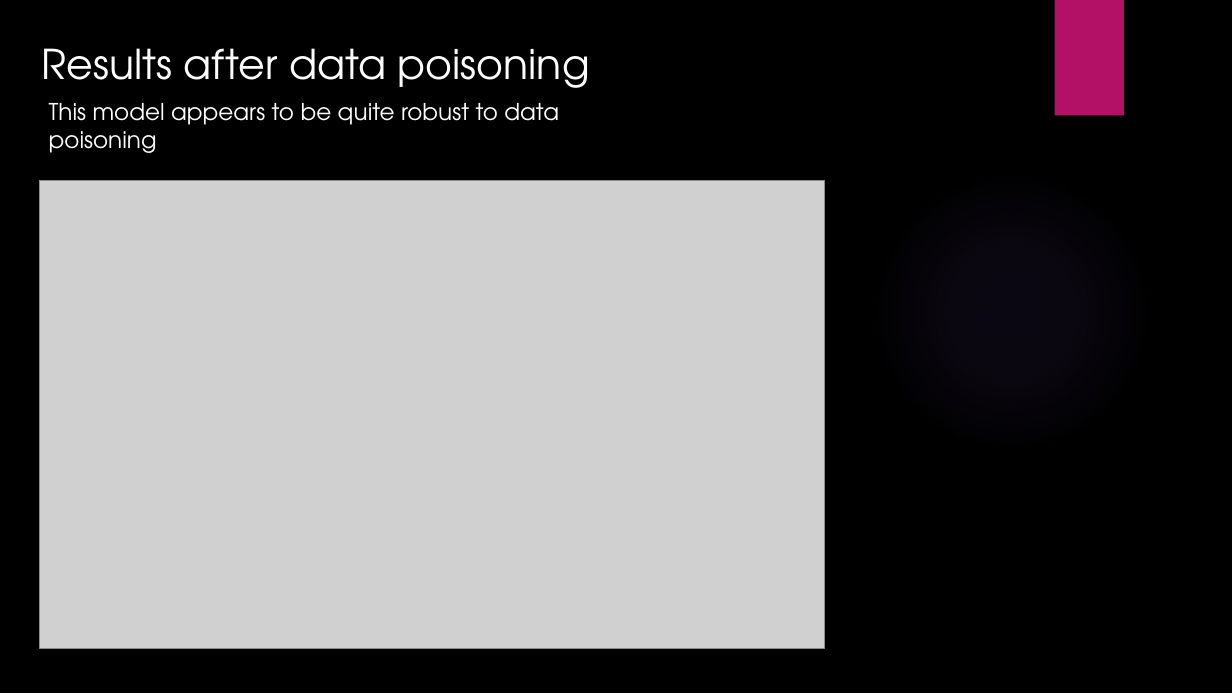
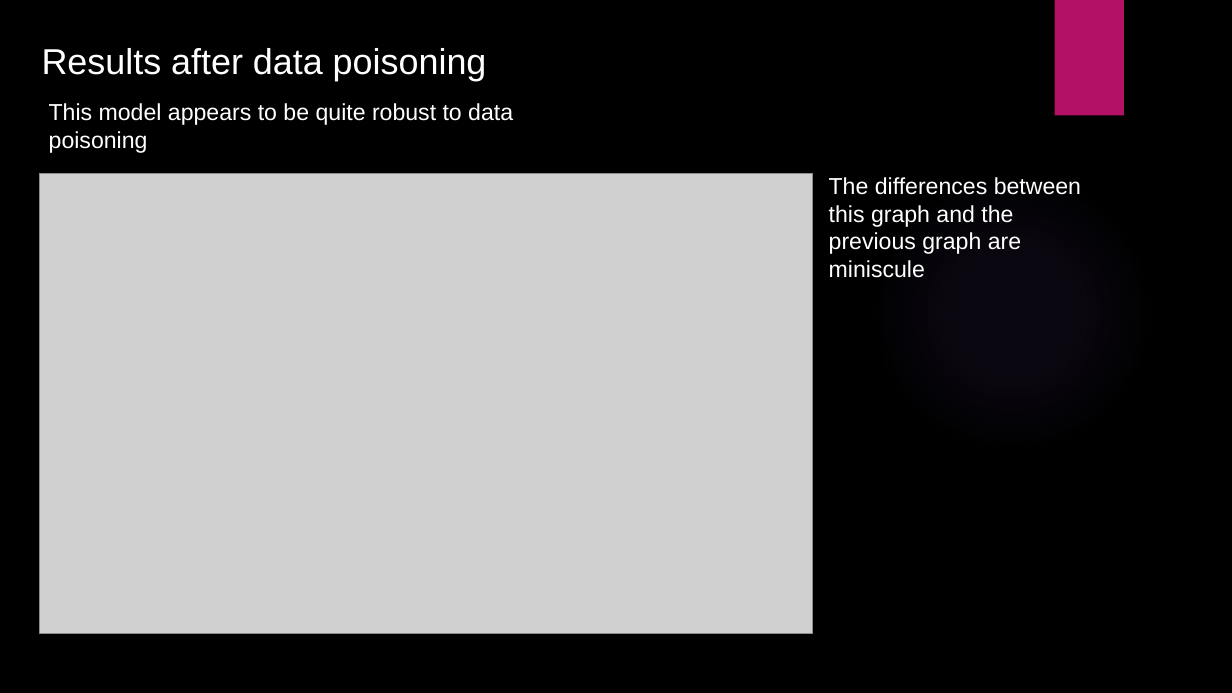
Before and after one commit to dmail5802/hackathon_competition, a slide deck: slide 3 of presentation.pptx. Drawn at 1232x693 pixels with LibreOffice and Linux fonts; fonts in the diff are those of the drawing; grey boxes stand for pictures; background and template pictures are left out. Boxes give left, top, right and bottom in pixels: in the first picture for what was removed or moved away, otherwise in the second. Text is boxed around its words. In the diff, an @@ line names an element or a change of style, - is before the commit and + after.

```diff
--- a/presentation.pptx
+++ b/presentation.pptx
@@ text "Results after data poisoning" at bbox=[42, 48, 487, 81]: size 32 to 28 pt, font TeX Gyre Adventor to Arial @@
@@ text "This model appears to be ..." at bbox=[49, 103, 513, 153]: font TeX Gyre Adventor to Arial @@
@@ picture: place and size @@
-picture at bbox=[40, 181, 824, 649]
+picture at bbox=[40, 174, 812, 634]
@@ text added at bbox=[829, 177, 1081, 278], 18 pt, text #FFFFFF @@
+The differences between this graph and the previous graph are miniscule
```
Also in this commit, not shown: 4 other slides changed, 8 slides added, 2 slides removed.
